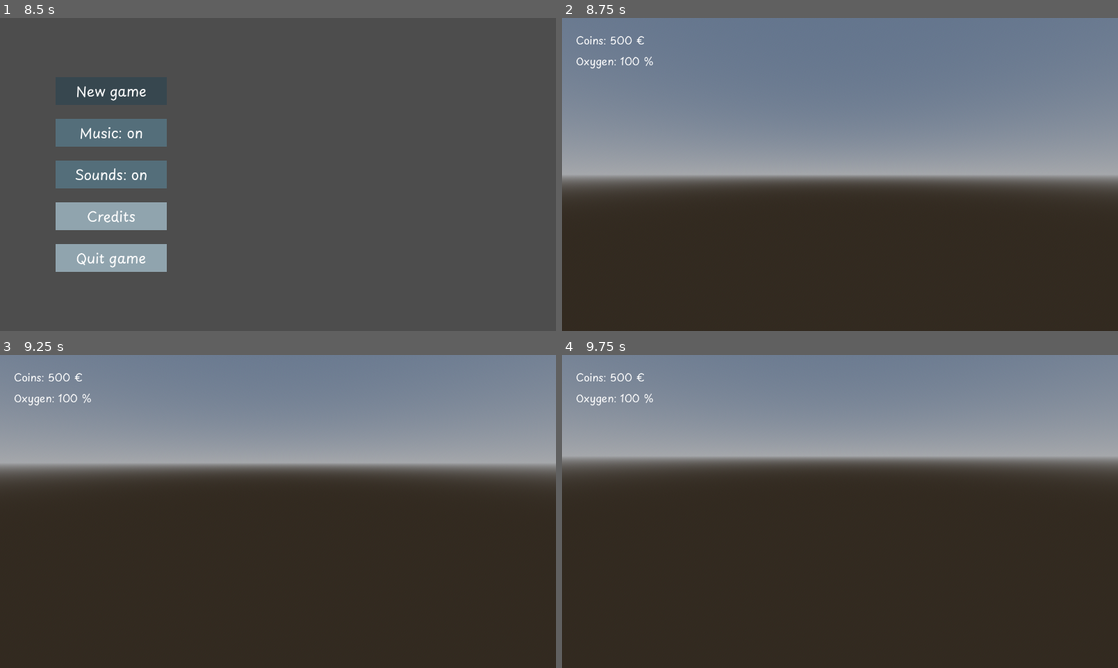
Above: before the commit, frames 1-4 (two rows, left to right).
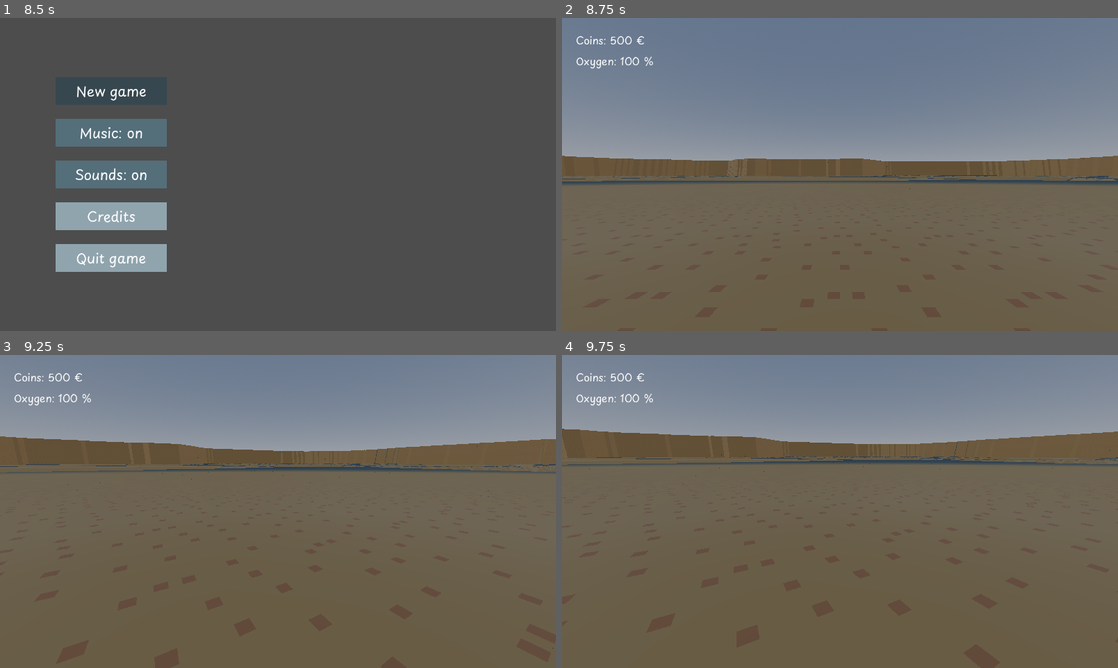
Above: after the commit, the same moments.

Repository: dzejpi/rooted-deep
Game: Godot game, scene res://scenes/ui/splash_scene.tscn
Same seed, same stepped clock (60 frames per second), same inputs: the game is played once before the commit and once after it.
Inputs (mouse positions are in pixels of both pictures, inside the frame that each line leads up to):
- Up to frame 1 (8.5 s): move the mouse to (400, 158) at 0.52 s; hold Right (move_right) 0.53-1.28 s; hold Ctrl (move_crouch) 0.53-1.28 s; tap Space (move_jump) at 0.77, 1.52, 3.02, 3.77, 4.52, 5, 6.02, 6.77, 7.52 s; move the mouse to (166, 190) at 1.27 s; hold Down (move_down) 1.28-2.03 s; tap Shift (move_sprint) every 1.5 s from 1.35 to 7.35 s; tap Enter at 2 s; move the mouse to (333, 105) at 2.02 s; hold Right (move_right) 2.03-2.78 s; hold Ctrl (move_crouch) 2.03-2.78 s; move the mouse to (250, 237) at 2.77 s; hold E (dialog_forward) 2.78-3.53 s; move the mouse to (444, 221) at 3.52 s; hold Ctrl (move_crouch) 3.53-4.28 s; hold Left (move_left) 3.53-5.03 s; move the mouse to (111, 127) at 4.27 s; move the mouse to (305, 174) at 5.02 s; hold Down (move_down) 5.03-5.78 s; hold Ctrl (move_crouch) 5.03-5.78 s; move the mouse to (194, 96) at 5.77 s; hold Right (move_right) 5.78-6.53 s; move the mouse to (400, 158) at 6.52 s; hold E (dialog_forward) 6.53-7.28 s; hold Ctrl (move_crouch) 6.53-7.28 s; move the mouse to (166, 190) at 7.27 s; hold Right (move_right) 7.28-8 s; click "New game" at 8 s
- Up to frame 2 (8.75 s): no input
- Up to frame 3 (9.25 s): move the mouse to (289, 505) at 8.77 s; hold E (dialog_forward) from 8.78 s (still down); hold Ctrl (move_crouch) from 8.78 s (still down)
- Up to frame 4 (9.75 s): move the mouse to (834, 517) at 9.52 s; release E (dialog_forward) at 9.53 s; release Ctrl (move_crouch) at 9.53 s; hold Left (move_left) from 9.53 s (still down); tap Shift (move_sprint) at 9.6 s

Frame 1 is identical in both runs. In frame 2, 54% of the frame differs, in the area x 0-100%, y 44-100%; in frame 3, 70%; in frame 4, 73%, in the area x 0-100%, y 23-100%.

Commit message:
Added some super basic textures for the terrain so that it's easier to work with.

Diff:
--- a/scenes/game/game_scene.tscn
+++ b/scenes/game/game_scene.tscn
@@ -1,7 +1,8 @@
-[gd_scene load_steps=6 format=3 uid="uid://dn4i7tal0cmhg"]
+[gd_scene load_steps=7 format=3 uid="uid://dn4i7tal0cmhg"]
 
 [ext_resource type="Script" path="res://scripts/game/game_scene.gd" id="1_5lbu1"]
 [ext_resource type="PackedScene" uid="uid://5w17t4cy1s3a" path="res://scenes/player/player_floating_scene.tscn" id="2_1xo2h"]
+[ext_resource type="PackedScene" uid="uid://b10lmyx64o6t" path="res://scenes/terrain/terrain_scene.tscn" id="3_blcsq"]
 
 [sub_resource type="ProceduralSkyMaterial" id="ProceduralSkyMaterial_psv6s"]
 
@@ -18,8 +19,12 @@
 [node name="Player" type="Node3D" parent="."]
 
 [node name="FloatingPlayerScene" parent="Player" instance=ExtResource("2_1xo2h")]
+transform = Transform3D(1, 0, 0, 0, 1, 0, 0, 0, 1, 0, 11.2792, 0)
 
 [node name="Terrain" type="Node3D" parent="."]
+
+[node name="TerrainScene" parent="Terrain" instance=ExtResource("3_blcsq")]
+transform = Transform3D(8, 0, 0, 0, 8, 0, 0, 0, 8, 0, 0, 0)
 
 [node name="Objects" type="Node3D" parent="."]
 
--- /dev/null
+++ b/scenes/terrain/terrain_scene.tscn
@@ -0,0 +1,198 @@
+[gd_scene load_steps=66 format=3 uid="uid://b10lmyx64o6t"]
+
+[ext_resource type="Script" path="res://scripts/terrain/terrain_scene.gd" id="1_2fp6u"]
+[ext_resource type="PackedScene" uid="uid://bdyv5ujd5w6rp" path="res://assets/terrain/exported/map_chunked_001.gltf" id="1_rurb8"]
+[ext_resource type="PackedScene" uid="uid://clmild21ethq7" path="res://assets/terrain/exported/map_chunked_002.gltf" id="2_w0tce"]
+[ext_resource type="PackedScene" uid="uid://dma1p0cd5rst1" path="res://assets/terrain/exported/map_chunked_003.gltf" id="3_8gknm"]
+[ext_resource type="PackedScene" uid="uid://cmdncobgdvrxa" path="res://assets/terrain/exported/map_chunked_004.gltf" id="4_e4k3r"]
+[ext_resource type="PackedScene" uid="uid://br6eylqrl8tuo" path="res://assets/terrain/exported/map_chunked_005.gltf" id="5_2aihr"]
+[ext_resource type="PackedScene" uid="uid://b6r6g8kcod3kp" path="res://assets/terrain/exported/map_chunked_006.gltf" id="6_201lb"]
+[ext_resource type="PackedScene" uid="uid://4c6otnxcevmi" path="res://assets/terrain/exported/map_chunked_007.gltf" id="7_fkci6"]
+[ext_resource type="PackedScene" uid="uid://bej5tlru11kfl" path="res://assets/terrain/exported/map_chunked_008.gltf" id="8_cn0uq"]
+[ext_resource type="PackedScene" uid="uid://dla4s4kugvqpo" path="res://assets/terrain/exported/map_chunked_009.gltf" id="9_qlgiu"]
+[ext_resource type="PackedScene" uid="uid://dd0cdoavyisba" path="res://assets/terrain/exported/map_chunked_010.gltf" id="10_5j0y4"]
+[ext_resource type="PackedScene" uid="uid://bhf4pirdif8e0" path="res://assets/terrain/exported/map_chunked_011.gltf" id="11_srooy"]
+[ext_resource type="PackedScene" uid="uid://dv1usd38vmoar" path="res://assets/terrain/exported/map_chunked_012.gltf" id="12_afvt4"]
+[ext_resource type="PackedScene" uid="uid://82boa5qsl2n4" path="res://assets/terrain/exported/map_chunked_013.gltf" id="13_7u1h6"]
+[ext_resource type="PackedScene" uid="uid://bfrfjfxjtel44" path="res://assets/terrain/exported/map_chunked_014.gltf" id="14_ewns3"]
+[ext_resource type="PackedScene" uid="uid://bf6ae2rs6rkca" path="res://assets/terrain/exported/map_chunked_015.gltf" id="15_2mfg6"]
+[ext_resource type="PackedScene" uid="uid://copvawfuhvrym" path="res://assets/terrain/exported/map_chunked_016.gltf" id="16_x5l1g"]
+[ext_resource type="PackedScene" uid="uid://brx04sop3hxvv" path="res://assets/terrain/exported/map_chunked_017.gltf" id="17_8xhr2"]
+[ext_resource type="PackedScene" uid="uid://tti6xyl4ebvg" path="res://assets/terrain/exported/map_chunked_018.gltf" id="18_xndyl"]
+[ext_resource type="PackedScene" uid="uid://bdibyrcxqe5hv" path="res://assets/terrain/exported/map_chunked_019.gltf" id="19_qudgp"]
+[ext_resource type="PackedScene" uid="uid://jfjwh0tvcg82" path="res://assets/terrain/exported/map_chunked_020.gltf" id="20_ejwk5"]
+[ext_resource type="PackedScene" uid="uid://c4dx03tffblqo" path="res://assets/terrain/exported/map_chunked_021.gltf" id="21_16t5v"]
+[ext_resource type="PackedScene" uid="uid://ga6xmmglh6cj" path="res://assets/terrain/exported/map_chunked_022.gltf" id="22_fcj7b"]
+[ext_resource type="PackedScene" uid="uid://b0wa2w5tv2663" path="res://assets/terrain/exported/map_chunked_023.gltf" id="23_285ta"]
+[ext_resource type="PackedScene" uid="uid://44alsk7uc2h1" path="res://assets/terrain/exported/map_chunked_024.gltf" id="24_1t6vg"]
+[ext_resource type="PackedScene" uid="uid://cm18wfjlk5w5u" path="res://assets/terrain/exported/map_chunked_025.gltf" id="25_fjuum"]
+[ext_resource type="PackedScene" uid="uid://dy4ghaxtdlv8l" path="res://assets/terrain/exported/map_chunked_026.gltf" id="26_b5jd7"]
+[ext_resource type="PackedScene" uid="uid://dehs1bogrrefv" path="res://assets/terrain/exported/map_chunked_027.gltf" id="27_3kix3"]
+[ext_resource type="PackedScene" uid="uid://cnaybiipr8n0k" path="res://assets/terrain/exported/map_chunked_028.gltf" id="28_ts8k4"]
+[ext_resource type="PackedScene" uid="uid://1ehy3w5sc306" path="res://assets/terrain/exported/map_chunked_029.gltf" id="29_fjh65"]
+[ext_resource type="PackedScene" uid="uid://dv1ls53ovahcc" path="res://assets/terrain/exported/map_chunked_030.gltf" id="30_li7m4"]
+[ext_resource type="PackedScene" uid="uid://cxvjv5xfmk6hx" path="res://assets/terrain/exported/map_chunked_031.gltf" id="31_k1xrr"]
+[ext_resource type="PackedScene" uid="uid://8i0nwo5wdvn6" path="res://assets/terrain/exported/map_chunked_032.gltf" id="32_wrjbo"]
+[ext_resource type="PackedScene" uid="uid://b4uwnxewplu7n" path="res://assets/terrain/exported/map_chunked_033.gltf" id="33_x2i8t"]
+[ext_resource type="PackedScene" uid="uid://c2vfcv8nou7ub" path="res://assets/terrain/exported/map_chunked_034.gltf" id="34_xlojp"]
+[ext_resource type="PackedScene" uid="uid://cbg2u18lqdjgs" path="res://assets/terrain/exported/map_chunked_035.gltf" id="35_y00qn"]
+[ext_resource type="PackedScene" uid="uid://ccn0d4hm0rqop" path="res://assets/terrain/exported/map_chunked_036.gltf" id="36_liqds"]
+[ext_resource type="PackedScene" uid="uid://bqu0wwfbfwebj" path="res://assets/terrain/exported/map_chunked_037.gltf" id="37_481jr"]
+[ext_resource type="PackedScene" uid="uid://co0j1eb2hxtyv" path="res://assets/terrain/exported/map_chunked_038.gltf" id="38_xl0yl"]
+[ext_resource type="PackedScene" uid="uid://cawtwr0sbw4c" path="res://assets/terrain/exported/map_chunked_039.gltf" id="39_3rihg"]
+[ext_resource type="PackedScene" uid="uid://cyy3pi07pxfwt" path="res://assets/terrain/exported/map_chunked_040.gltf" id="40_4kkqg"]
+[ext_resource type="PackedScene" uid="uid://bqmd5xkc2b0nr" path="res://assets/terrain/exported/map_chunked_041.gltf" id="41_xhpmw"]
+[ext_resource type="PackedScene" uid="uid://c4p1k5gn43epp" path="res://assets/terrain/exported/map_chunked_042.gltf" id="42_0gt0m"]
+[ext_resource type="PackedScene" uid="uid://c14na231sys1q" path="res://assets/terrain/exported/map_chunked_043.gltf" id="43_rfkum"]
+[ext_resource type="PackedScene" uid="uid://c704d0md1jhkb" path="res://assets/terrain/exported/map_chunked_044.gltf" id="44_d0yp0"]
+[ext_resource type="PackedScene" uid="uid://dlnbttvylrlkm" path="res://assets/terrain/exported/map_chunked_045.gltf" id="45_8vqsv"]
+[ext_resource type="PackedScene" uid="uid://bes5gvxdo7df5" path="res://assets/terrain/exported/map_chunked_046.gltf" id="46_7hqik"]
+[ext_resource type="PackedScene" uid="uid://ccg5whfubwp7r" path="res://assets/terrain/exported/map_chunked_047.gltf" id="47_wctsc"]
+[ext_resource type="PackedScene" uid="uid://cy4f052t3o0kl" path="res://assets/terrain/exported/map_chunked_048.gltf" id="48_m42ur"]
+[ext_resource type="PackedScene" uid="uid://bwh2faea2gtsm" path="res://assets/terrain/exported/map_chunked_049.gltf" id="49_ddcep"]
+[ext_resource type="PackedScene" uid="uid://bc5vqtd0y4ex8" path="res://assets/terrain/exported/map_chunked_050.gltf" id="50_6ubl0"]
+[ext_resource type="PackedScene" uid="uid://c814l2vu2pr1o" path="res://assets/terrain/exported/map_chunked_051.gltf" id="51_j62ia"]
+[ext_resource type="PackedScene" uid="uid://det8x21w5vau2" path="res://assets/terrain/exported/map_chunked_052.gltf" id="52_52pkb"]
+[ext_resource type="PackedScene" uid="uid://bqg410gom7yrl" path="res://assets/terrain/exported/map_chunked_053.gltf" id="53_tbgm6"]
+[ext_resource type="PackedScene" uid="uid://bt0r05yktiql7" path="res://assets/terrain/exported/map_chunked_054.gltf" id="54_ilq3t"]
+[ext_resource type="PackedScene" uid="uid://ch03s1acn6xxe" path="res://assets/terrain/exported/map_chunked_055.gltf" id="55_qqkfu"]
+[ext_resource type="PackedScene" uid="uid://55arrs7ptch8" path="res://assets/terrain/exported/map_chunked_056.gltf" id="56_hkpgk"]
+[ext_resource type="PackedScene" uid="uid://c5q2ieu32vovr" path="res://assets/terrain/exported/map_chunked_057.gltf" id="57_2fgyn"]
+[ext_resource type="PackedScene" uid="uid://cc873h2w3f1ys" path="res://assets/terrain/exported/map_chunked_058.gltf" id="58_kdt45"]
+[ext_resource type="PackedScene" uid="uid://d07ir2ta2rtv0" path="res://assets/terrain/exported/map_chunked_059.gltf" id="59_p8io4"]
+[ext_resource type="PackedScene" uid="uid://b4jx4rathisq8" path="res://assets/terrain/exported/map_chunked_060.gltf" id="60_ruv7x"]
+[ext_resource type="PackedScene" uid="uid://cw3a1xi6165ma" path="res://assets/terrain/exported/map_chunked_061.gltf" id="61_o33ef"]
+[ext_resource type="PackedScene" uid="uid://ctou6q8a0f7ho" path="res://assets/terrain/exported/map_chunked_062.gltf" id="62_y3nk5"]
+[ext_resource type="PackedScene" uid="uid://b5478hwuc04l2" path="res://assets/terrain/exported/map_chunked_063.gltf" id="63_cumxo"]
+[ext_resource type="PackedScene" uid="uid://cver7hy48nhu3" path="res://assets/terrain/exported/map_chunked_064.gltf" id="64_kf37h"]
+
+[node name="TerrainScene" type="Node3D"]
+script = ExtResource("1_2fp6u")
+
+[node name="map_chunked_0012" parent="." instance=ExtResource("1_rurb8")]
+
+[node name="map_chunked_0022" parent="." instance=ExtResource("2_w0tce")]
+
+[node name="map_chunked_0032" parent="." instance=ExtResource("3_8gknm")]
+
+[node name="map_chunked_0042" parent="." instance=ExtResource("4_e4k3r")]
+
+[node name="map_chunked_0052" parent="." instance=ExtResource("5_2aihr")]
+
+[node name="map_chunked_0062" parent="." instance=ExtResource("6_201lb")]
+
+[node name="map_chunked_0072" parent="." instance=ExtResource("7_fkci6")]
+
+[node name="map_chunked_0082" parent="." instance=ExtResource("8_cn0uq")]
+
+[node name="map_chunked_0092" parent="." instance=ExtResource("9_qlgiu")]
+
+[node name="map_chunked_0102" parent="." instance=ExtResource("10_5j0y4")]
+
+[node name="map_chunked_0112" parent="." instance=ExtResource("11_srooy")]
+
+[node name="map_chunked_0122" parent="." instance=ExtResource("12_afvt4")]
+
+[node name="map_chunked_0132" parent="." instance=ExtResource("13_7u1h6")]
+
+[node name="map_chunked_0142" parent="." instance=ExtResource("14_ewns3")]
+
+[node name="map_chunked_0152" parent="." instance=ExtResource("15_2mfg6")]
+
+[node name="map_chunked_0162" parent="." instance=ExtResource("16_x5l1g")]
+
+[node name="map_chunked_0172" parent="." instance=ExtResource("17_8xhr2")]
+
+[node name="map_chunked_0182" parent="." instance=ExtResource("18_xndyl")]
+
+[node name="map_chunked_0192" parent="." instance=ExtResource("19_qudgp")]
+
+[node name="map_chunked_0202" parent="." instance=ExtResource("20_ejwk5")]
+
+[node name="map_chunked_0212" parent="." instance=ExtResource("21_16t5v")]
+
+[node name="map_chunked_0222" parent="." instance=ExtResource("22_fcj7b")]
+
+[node name="map_chunked_0232" parent="." instance=ExtResource("23_285ta")]
+
+[node name="map_chunked_0242" parent="." instance=ExtResource("24_1t6vg")]
+
+[node name="map_chunked_0252" parent="." instance=ExtResource("25_fjuum")]
+
+[node name="map_chunked_0262" parent="." instance=ExtResource("26_b5jd7")]
+
+[node name="map_chunked_0272" parent="." instance=ExtResource("27_3kix3")]
+
+[node name="map_chunked_0282" parent="." instance=ExtResource("28_ts8k4")]
+
+[node name="map_chunked_0292" parent="." instance=ExtResource("29_fjh65")]
+
+[node name="map_chunked_0302" parent="." instance=ExtResource("30_li7m4")]
+
+[node name="map_chunked_0312" parent="." instance=ExtResource("31_k1xrr")]
+
+[node name="map_chunked_0322" parent="." instance=ExtResource("32_wrjbo")]
+
+[node name="map_chunked_0332" parent="." instance=ExtResource("33_x2i8t")]
+
+[node name="map_chunked_0342" parent="." instance=ExtResource("34_xlojp")]
+
+[node name="map_chunked_0352" parent="." instance=ExtResource("35_y00qn")]
+
+[node name="map_chunked_0362" parent="." instance=ExtResource("36_liqds")]
+
+[node name="map_chunked_0372" parent="." instance=ExtResource("37_481jr")]
+
+[node name="map_chunked_0382" parent="." instance=ExtResource("38_xl0yl")]
+
+[node name="map_chunked_0392" parent="." instance=ExtResource("39_3rihg")]
+
+[node name="map_chunked_0402" parent="." instance=ExtResource("40_4kkqg")]
+
+[node name="map_chunked_0412" parent="." instance=ExtResource("41_xhpmw")]
+
+[node name="map_chunked_0422" parent="." instance=ExtResource("42_0gt0m")]
+
+[node name="map_chunked_0432" parent="." instance=ExtResource("43_rfkum")]
+
+[node name="map_chunked_0442" parent="." instance=ExtResource("44_d0yp0")]
+
+[node name="map_chunked_0452" parent="." instance=ExtResource("45_8vqsv")]
+
+[node name="map_chunked_0462" parent="." instance=ExtResource("46_7hqik")]
+
+[node name="map_chunked_0472" parent="." instance=ExtResource("47_wctsc")]
+
+[node name="map_chunked_0482" parent="." instance=ExtResource("48_m42ur")]
+
+[node name="map_chunked_0492" parent="." instance=ExtResource("49_ddcep")]
+
+[node name="map_chunked_0502" parent="." instance=ExtResource("50_6ubl0")]
+
+[node name="map_chunked_0512" parent="." instance=ExtResource("51_j62ia")]
+
+[node name="map_chunked_0522" parent="." instance=ExtResource("52_52pkb")]
+
+[node name="map_chunked_0532" parent="." instance=ExtResource("53_tbgm6")]
+
+[node name="map_chunked_0542" parent="." instance=ExtResource("54_ilq3t")]
+
+[node name="map_chunked_0552" parent="." instance=ExtResource("55_qqkfu")]
+
+[node name="map_chunked_0562" parent="." instance=ExtResource("56_hkpgk")]
+
+[node name="map_chunked_0572" parent="." instance=ExtResource("57_2fgyn")]
+
+[node name="map_chunked_0582" parent="." instance=ExtResource("58_kdt45")]
+
+[node name="map_chunked_0592" parent="." instance=ExtResource("59_p8io4")]
+
+[node name="map_chunked_0602" parent="." instance=ExtResource("60_ruv7x")]
+
+[node name="map_chunked_0612" parent="." instance=ExtResource("61_o33ef")]
+
+[node name="map_chunked_0622" parent="." instance=ExtResource("62_y3nk5")]
+
+[node name="map_chunked_0632" parent="." instance=ExtResource("63_cumxo")]
+
+[node name="map_chunked_0642" parent="." instance=ExtResource("64_kf37h")]
--- /dev/null
+++ b/scripts/terrain/terrain_scene.gd
@@ -0,0 +1,10 @@
+extends Node3D
+
+# Generate collision for map chunks
+func _ready() -> void:
+	var children_node_count = get_child_count()
+
+	if children_node_count > 0:
+		for i in children_node_count:
+			get_child(i).get_child(0).create_trimesh_collision()
+			i += 1
Binary file added: assets/terrain/ase_terrain_textures.aseprite
Binary file changed: assets/terrain/exported/map_chunked_001.bin
Not shown, changed: assets/terrain/exported/map_chunked_001.gltf
Binary file changed: assets/terrain/exported/map_chunked_002.bin
Not shown, changed: assets/terrain/exported/map_chunked_002.gltf
Binary file changed: assets/terrain/exported/map_chunked_003.bin
Not shown, changed: assets/terrain/exported/map_chunked_003.gltf
Binary file changed: assets/terrain/exported/map_chunked_004.bin
Not shown, changed: assets/terrain/exported/map_chunked_004.gltf
Binary file changed: assets/terrain/exported/map_chunked_005.bin
Not shown, changed: assets/terrain/exported/map_chunked_005.gltf
Binary file changed: assets/terrain/exported/map_chunked_006.bin
(and 123 more such lines)
